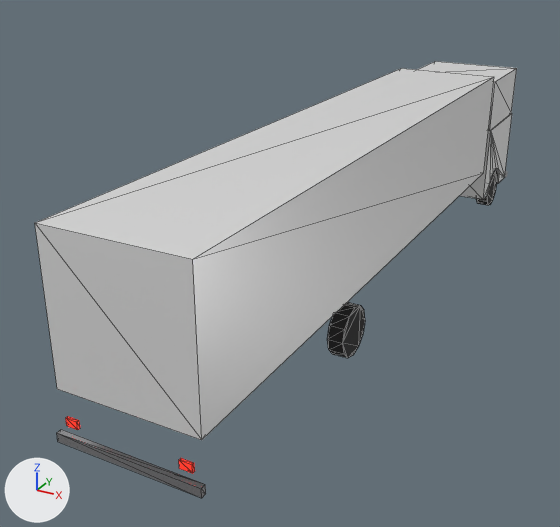
A saved change to the glTF model assets/models/cars/semi.glb.
The view is the same before and after, from a 50 mm camera at (6.26, -15.18, 7.66) aimed at (-1.27, -1.48, 0.81). The axes (+X, +Y, +Z) are drawn at lower left. The lights are the same throughout. The picture after the commit comes second. Mesh edges are drawn as thin lines. Where no turn or scale is listed for an object, it has been applied to the vertices. Vertices at exactly the same position are counted once.

Names of what the first picture shows: 'WHEEL_FR', 'WHEEL_RR', 'body', 'bumper_r', 'cab_top', 'taillamp', 'taillamp.001', 'trailer'.
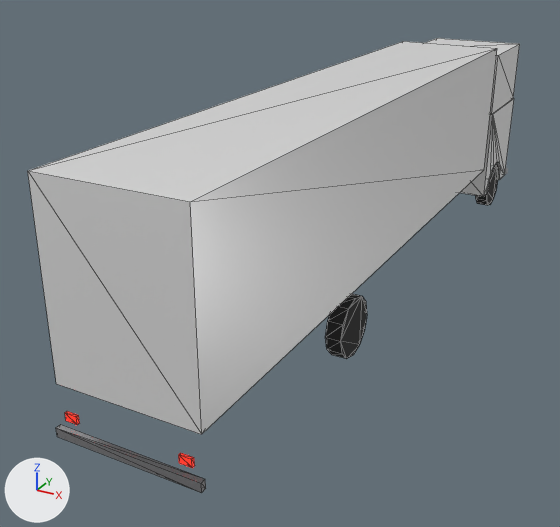
Where the change shows, as pixel boxes (x1, y1, x2, y2) in the pictures (560 x 527 px):
```json
{"object": "trailer", "change": "rescaled", "before": [35, 68, 494, 440], "after": [28, 41, 497, 434]}
{"object": "bumper_r", "change": "moved", "before": [57, 429, 206, 498], "after": [56, 424, 206, 493]}
{"object": "cab_top", "change": "rescaled", "before": [417, 61, 517, 130], "after": [425, 38, 520, 114], "on screen": "10% taller"}
{"object": "WHEEL_RR", "change": "moved", "before": [327, 302, 365, 358], "after": [325, 294, 367, 359]}
{"object": "WHEEL_FR", "change": "moved", "before": [476, 171, 497, 205], "after": [476, 165, 498, 205]}
{"object": "taillamp.001", "change": "moved", "before": [179, 458, 195, 473], "after": [179, 453, 194, 468]}
{"object": "taillamp", "change": "moved", "before": [66, 416, 80, 430], "after": [65, 411, 80, 425]}
```

Edits to the scene script, one JSON object a line:
```json
{"block": "me_bumper_r", "where": "# used by ob_bumper_r; location = (0.0, 0.0, 0.0)"}
{"op": "remove", "block": "me_bumper_r", "code": "me_bumper_r.from_pydata(...)  # 8 vertices, 12 faces; spans x -1.3..1.3, y -8.35..-8.25, z 0.52..0.68"}
{"op": "add", "block": "me_bumper_r", "code": "me_bumper_r.from_pydata(...)  # 8 vertices, 12 faces; spans x -1.3..1.3, y -8.35..-8.25, z 0.61..0.77"}
{"block": "me_bumper_r", "change": "me_bumper_r part 1: the whole mesh is moved by (0.0, 0.0, 0.09)"}
{"block": "me_cab_top", "where": "# used by ob_cab_top; location = (0.0, 0.0, 0.0)"}
{"op": "remove", "block": "me_cab_top", "code": "me_cab_top.from_pydata(...)  # 8 vertices, 12 faces; spans x -1.22..1.22, y 5.85..8.25, z 2.48..3.8"}
{"op": "add", "block": "me_cab_top", "code": "me_cab_top.from_pydata(...)  # 8 vertices, 12 faces; spans x -1.22..1.22, y 5.85..8.25, z 2.93..4.48"}
{"block": "me_cab_top", "change": "me_cab_top part 2: the whole mesh is scaled about the mesh origin by (1, 1, 1.18)"}
{"block": "me_taillamp", "where": "# used by ob_taillamp; location = (0.0, 0.0, 0.0)"}
{"op": "remove", "block": "me_taillamp", "code": "me_taillamp.from_pydata(...)  # 8 vertices, 12 faces; spans x -1.13..-0.91, y -8.295..-8.245, z 0.83..0.97"}
{"op": "add", "block": "me_taillamp", "code": "me_taillamp.from_pydata(...)  # 8 vertices, 12 faces; spans x -1.13..-0.91, y -8.295..-8.245, z 0.92..1.06"}
{"block": "me_taillamp", "change": "me_taillamp part 3: the whole mesh is moved by (0.0, 0.0, 0.09)"}
{"block": "me_taillamp_001", "where": "# used by ob_taillamp_001; location = (0.0, 0.0, 0.0)"}
{"op": "remove", "block": "me_taillamp_001", "code": "me_taillamp_001.from_pydata(...)  # 8 vertices, 12 faces; spans x 0.91..1.13, y -8.295..-8.245, z 0.83..0.97"}
{"op": "add", "block": "me_taillamp_001", "code": "me_taillamp_001.from_pydata(...)  # 8 vertices, 12 faces; spans x 0.91..1.13, y -8.295..-8.245, z 0.92..1.06"}
{"block": "me_taillamp_001", "change": "me_taillamp_001 part 4: the whole mesh is moved by (0.0, 0.0, 0.09)"}
{"block": "me_trailer", "where": "# used by ob_trailer; location = (0.0, 0.0, 0.0)"}
{"op": "remove", "block": "me_trailer", "code": "me_trailer.from_pydata(...)  # 8 vertices, 12 faces; spans x -1.27..1.27, y -8.25..5.45, z 1.4..4.0"}
{"op": "add", "block": "me_trailer", "code": "me_trailer.from_pydata(...)  # 8 vertices, 12 faces; spans x -1.27..1.27, y -8.25..5.45, z 1.49..4.72"}
{"block": "me_trailer", "change": "me_trailer part 5: the whole mesh is scaled about its middle by (1, 1, 1.24), then moved by (0.0, 0.0, 0.41)"}
{"op": "set", "path": "ob_wheel_fr.location", "old": "(1.05, 6.95, 0.52)", "new": "(1.05, 6.95, 0.61)"}
{"op": "set", "path": "ob_wheel_rr.location", "old": "(1.05, -3.05, 0.52)", "new": "(1.05, -3.05, 0.61)"}
```
